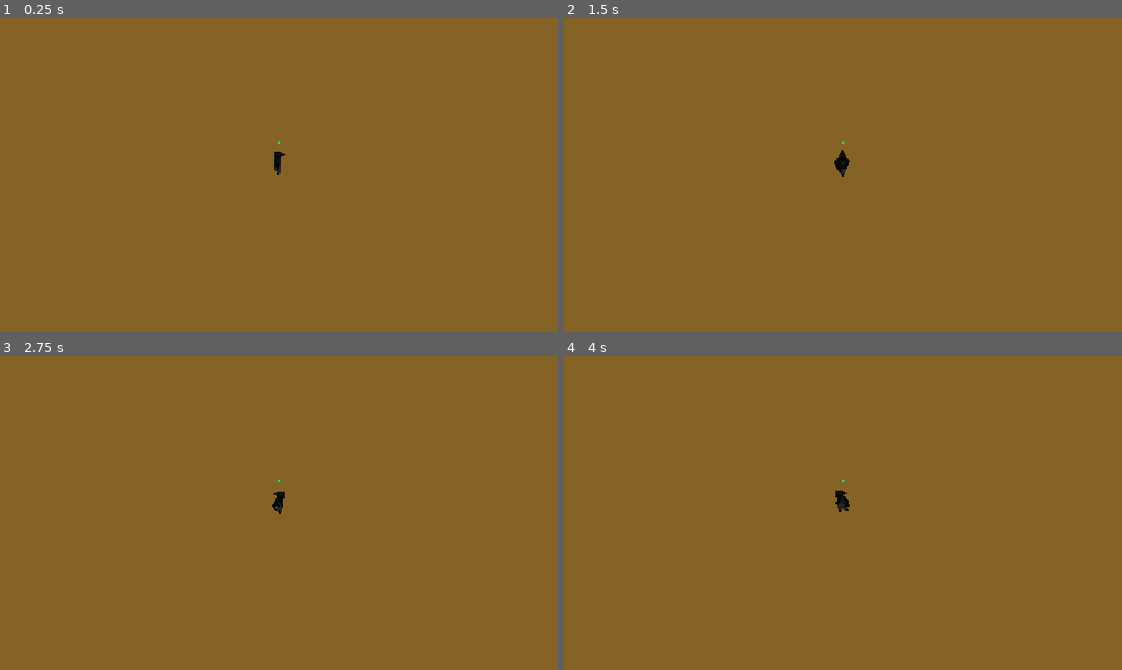
Above: before the commit, frames 1-4 (two rows, left to right).
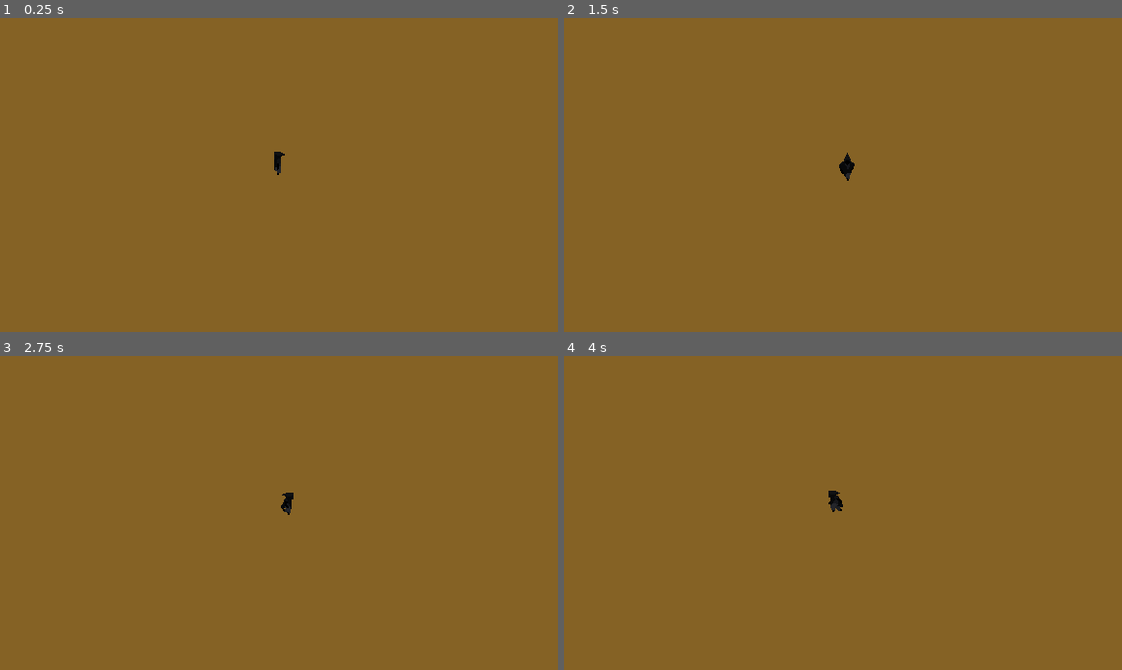
Above: after the commit, the same moments.

Repository: EptesicusDev/ViveLeFeu
Game: Godot game, scene res://player.tscn
The game is run twice, just before and just after one commit, with the same random seed, the same clock (stepped at 60 frames per second) and the same inputs. This scene is started directly instead of the project's main scene.
Inputs (mouse positions are in pixels of both pictures, inside the frame that each line leads up to):
- Up to frame 1 (0.25 s): no input
- Up to frame 2 (1.5 s): tap Enter at 0.5 s; move the mouse to (965, 159) at 0.52 s; hold D (right) 0.53-1.28 s; tap E (action) at 0.6 s; tap Tab (player_list, bound only after the commit) at 0.8, 1.35 s; move the mouse to (731, 190) at 1.27 s; hold S (down) from 1.28 s (still down)
- Up to frame 3 (2.75 s): tap E (action) at 1.55, 2.1 s; move the mouse to (334, 443) at 2.02 s; release S (down) at 2.03 s; hold D (right) from 2.03 s (still down); tap Tab (player_list, bound only after the commit) at 2.3 s
- Up to frame 4 (4 s): move the mouse to (815, 575) at 2.77 s; release D (right) at 2.78 s; hold W (up) 2.78-3.53 s; click (815, 575) at 2.85 s; tap E (action) at 3.05 s; tap Space at 3.5 s; move the mouse to (1010, 560) at 3.52 s; hold A (left) from 3.53 s (still down); tap H (home) at 3.6 s; tap Tab (player_list, bound only after the commit) at 3.8 s

The runs differ from the first frame. In frame 1, less than 0.1% of the frame differs, in the area x 49-51%, y 39-41%; in frame 2, 0.2%; in frame 3, 0.2%, in the area x 48-53%, y 39-51%; in frame 4, 0.2%.

Commit message:
build: player list

Diff:
--- a/multiplayer.tscn
+++ b/multiplayer.tscn
@@ -66,10 +66,10 @@
 layout_mode = 2
 text = "Connect"
 
-[node name="Pause" type="CanvasLayer" parent="UI"]
+[node name="CanvasLayer" type="CanvasLayer" parent="UI"]
 visible = false
 
-[node name="ColorRect" type="ColorRect" parent="UI/Pause"]
+[node name="ColorRect" type="ColorRect" parent="UI/CanvasLayer"]
 anchors_preset = 15
 anchor_right = 1.0
 anchor_bottom = 1.0
@@ -77,7 +77,8 @@
 grow_vertical = 2
 color = Color(0, 0, 0, 0.494118)
 
-[node name="VBoxContainer" type="VBoxContainer" parent="UI/Pause"]
+[node name="Pause" type="VBoxContainer" parent="UI/CanvasLayer"]
+visible = false
 anchors_preset = 8
 anchor_left = 0.5
 anchor_top = 0.5
@@ -91,20 +92,35 @@
 grow_vertical = 2
 alignment = 1
 
-[node name="Resume" type="Button" parent="UI/Pause/VBoxContainer"]
+[node name="Resume" type="Button" parent="UI/CanvasLayer/Pause"]
 layout_mode = 2
 text = "Resume"
 
-[node name="Back" type="Button" parent="UI/Pause/VBoxContainer"]
+[node name="Back" type="Button" parent="UI/CanvasLayer/Pause"]
 layout_mode = 2
 text = "Back"
 
-[node name="Quit" type="Button" parent="UI/Pause/VBoxContainer"]
+[node name="Quit" type="Button" parent="UI/CanvasLayer/Pause"]
 layout_mode = 2
 text = "Quit"
 
+[node name="PlayerList" type="VBoxContainer" parent="UI/CanvasLayer"]
+visible = false
+anchors_preset = 8
+anchor_left = 0.5
+anchor_top = 0.5
+anchor_right = 0.5
+anchor_bottom = 0.5
+offset_left = -20.0
+offset_top = -20.0
+offset_right = 20.0
+offset_bottom = 20.0
+grow_horizontal = 2
+grow_vertical = 2
+alignment = 1
+
 [connection signal="pressed" from="UI/Net/HBoxContainer/Host" to="." method="_on_host_pressed"]
 [connection signal="pressed" from="UI/Net/HBoxContainer/VBoxContainer/Connect" to="." method="_on_connect_pressed"]
-[connection signal="pressed" from="UI/Pause/VBoxContainer/Resume" to="." method="_on_resume_pressed"]
-[connection signal="pressed" from="UI/Pause/VBoxContainer/Back" to="." method="_on_back_pressed"]
-[connection signal="pressed" from="UI/Pause/VBoxContainer/Quit" to="." method="_on_quit_pressed"]
+[connection signal="pressed" from="UI/CanvasLayer/Pause/Resume" to="." method="_on_resume_pressed"]
+[connection signal="pressed" from="UI/CanvasLayer/Pause/Back" to="." method="_on_back_pressed"]
+[connection signal="pressed" from="UI/CanvasLayer/Pause/Quit" to="." method="_on_quit_pressed"]
--- a/player.tscn
+++ b/player.tscn
@@ -402,6 +402,8 @@
 
 [node name="Camera2D" type="Camera2D" parent="."]
 enabled = false
+position_smoothing_enabled = true
+position_smoothing_speed = 8.0
 
 [node name="Label" type="Label" parent="."]
 visible = false
--- a/project.godot
+++ b/project.godot
@@ -66,6 +66,11 @@
 "events": [Object(InputEventKey,"resource_local_to_scene":false,"resource_name":"","device":-1,"window_id":0,"alt_pressed":false,"shift_pressed":false,"ctrl_pressed":false,"meta_pressed":false,"pressed":false,"keycode":0,"physical_keycode":72,"key_label":0,"unicode":104,"echo":false,"script":null)
 ]
 }
+player_list={
+"deadzone": 0.5,
+"events": [Object(InputEventKey,"resource_local_to_scene":false,"resource_name":"","device":-1,"window_id":0,"alt_pressed":false,"shift_pressed":false,"ctrl_pressed":false,"meta_pressed":false,"pressed":false,"keycode":0,"physical_keycode":4194306,"key_label":0,"unicode":0,"echo":false,"script":null)
+]
+}
 
 [layer_names]
 
--- a/scripts/multiplayer/multiplayer.gd
+++ b/scripts/multiplayer/multiplayer.gd
@@ -4,6 +4,7 @@
 
 func _ready():
 	multiplayer.connected_to_server.connect(connected_to_server)
+	multiplayer.peer_disconnected.connect(peer_disconnected_func)
 	# Start paused
 	get_tree().paused = true
 	# You can save bandwith by disabling server relay and peer notifications.
@@ -17,7 +18,15 @@
 # The server can restart the level by pressing HOME.
 func _input(event):
 	if(event.is_action("escape") and Input.is_action_just_pressed("escape")):
-		$UI/Pause.visible = true
+		$UI/CanvasLayer/Pause.visible = true
+		$UI/CanvasLayer.visible = true
+	if(event.is_action("player_list") and Input.is_action_just_pressed("player_list")):
+		# TODO update players ping
+		$UI/CanvasLayer/PlayerList.visible = true
+		$UI/CanvasLayer.visible = true
+	if(event.is_action("player_list") and Input.is_action_just_released("player_list")):
+		$UI/CanvasLayer/PlayerList.visible = false
+		$UI/CanvasLayer.visible = false
 	# Only host can trigger what is bellow this
 	if(not multiplayer.is_server()):
 		return
@@ -73,9 +82,20 @@
 @rpc("any_peer")
 func send_player_data(id, ign):
 	if(!PlayersManager.players.has(id)):
+		# add player to list of player
+		var name_label = Label.new()
+		name_label.text = ign
+		var ping_label = Label.new()
+		ping_label.text = "0"
+		var container = HBoxContainer.new()
+		container.name = str(id)
+		container.add_child(name_label)
+		container.add_child(ping_label)
+		$UI/CanvasLayer/PlayerList.add_child(container)
 		PlayersManager.players[id] = {
 			"id" : id,
-			"name" : ign
+			"name" : ign,
+			"ping" : 0,
 		}
 	if(multiplayer.is_server()):
 		# Registering every players
@@ -87,8 +107,17 @@
 	send_player_data.rpc_id(1, multiplayer.get_unique_id(), $UI/Net/Name.text)
 
 
+# signal is emitted on every remaining peer when one disconnects
+func peer_disconnected_func(id):
+	# remove player from player list
+	for child in $UI/CanvasLayer/PlayerList.get_children():
+		if(child.name == str(id)):
+			child.queue_free()
+
+
 func _on_resume_pressed():
-	$UI/Pause.visible = false
+	$UI/CanvasLayer/Pause.visible = false
+	$UI/CanvasLayer.visible = false
 
 
 func _on_back_pressed():
--- a/scripts/player/player.gd
+++ b/scripts/player/player.gd
@@ -37,7 +37,7 @@
 	$AnimationTree.active = true
 	if(player == multiplayer.get_unique_id()):
 		camera.enabled = true
-		$Label.visible = true
+		# $Label.visible = true
 	# Only process on server.
 	# EDIT: Left the client simulate player movement too to compesate network latency.
 	# set_physics_process(multiplayer.is_server())
